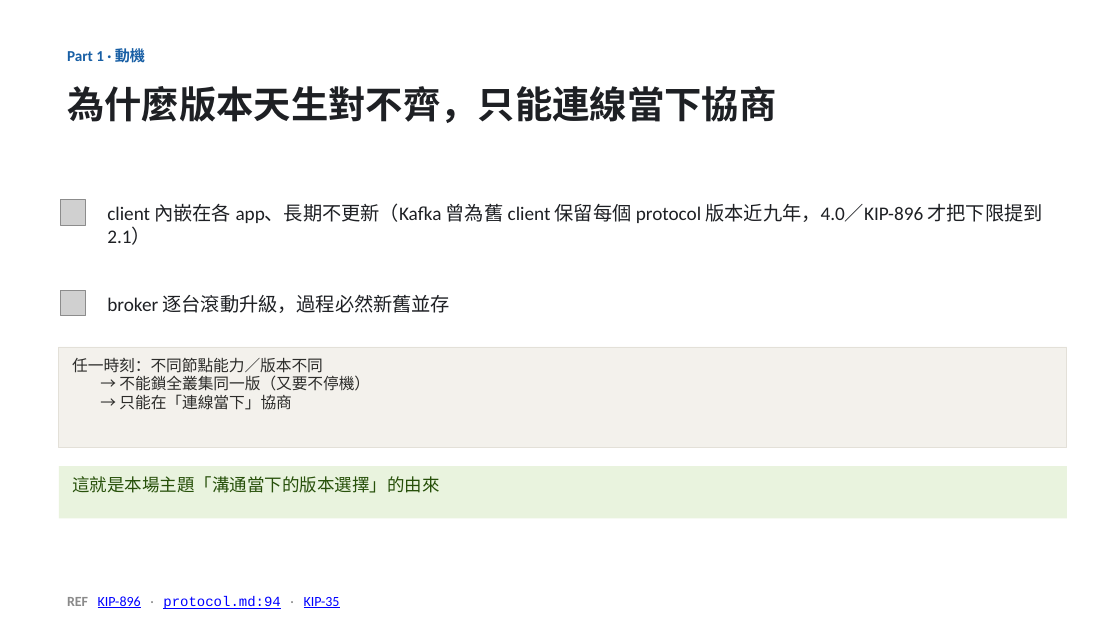
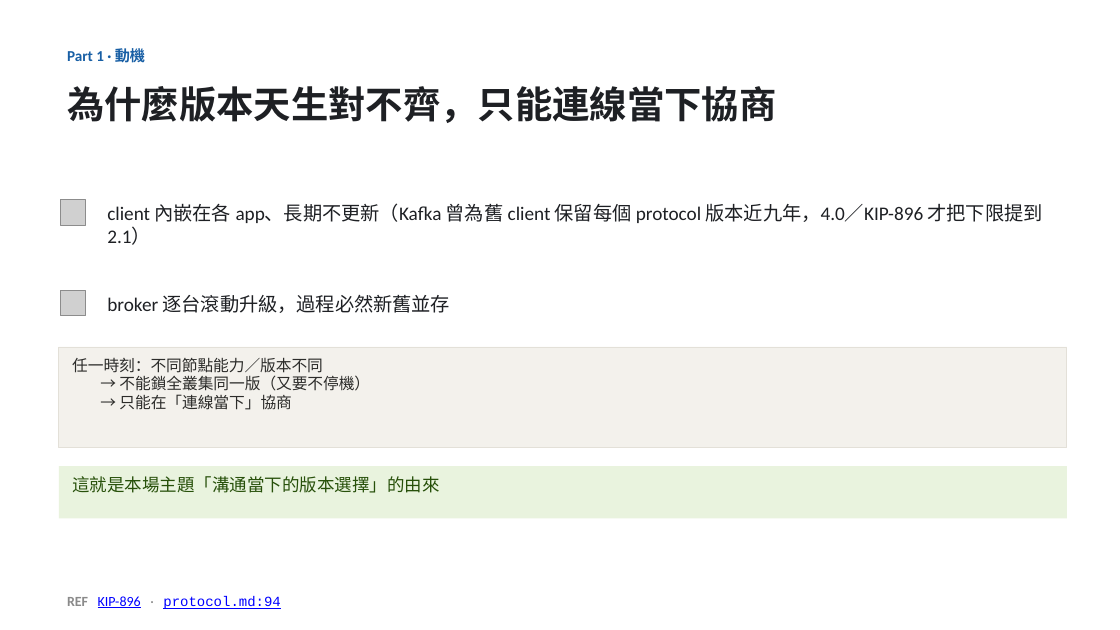
Before and after one commit to unknowntpo/kafka, a slide deck: slide 4 of study/version-control/kafka-version-negotiation.pptx. Drawn at 1120x630 pixels with LibreOffice and Linux fonts; fonts in the diff are those of the drawing; grey boxes stand for pictures. Boxes give left, top, right and bottom in pixels: in the first picture for what was removed or moved away, otherwise in the second. Text is boxed around its words. In the diff, an @@ line names an element or a change of style, - is before the commit and + after.

```diff
--- a/study/version-control/kafka-version-negotiation.pptx
+++ b/study/version-control/kafka-version-negotiation.pptx
@@ text at (67,596,281,609): text changed; font Calibri to Courier New @@
-REF KIP-896 · protocol.md:94 · KIP-35
+REF KIP-896 · protocol.md:94
```
Also in this commit, not shown: 3 other slides changed, 2 slides added, 1 slide removed, 3 other files.
